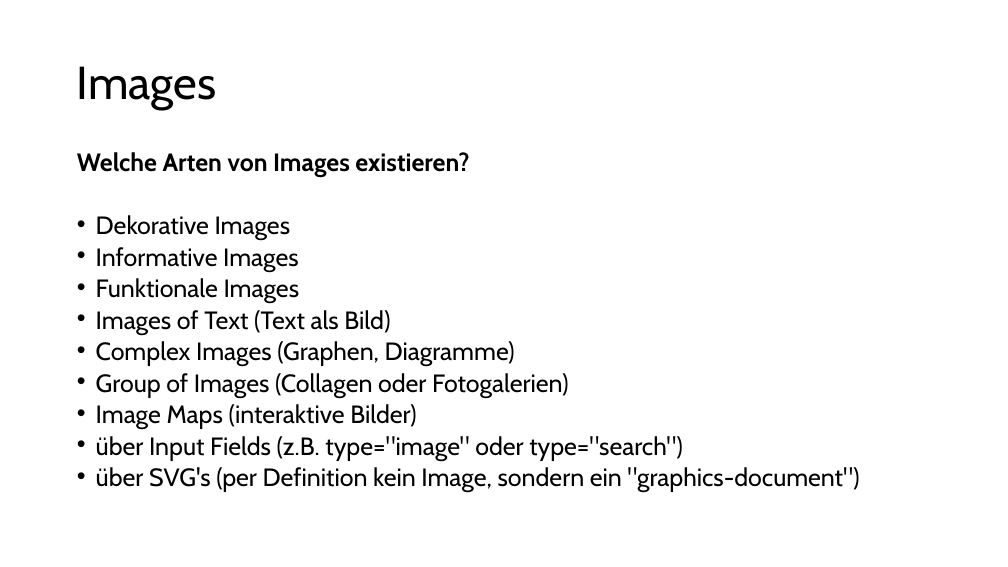
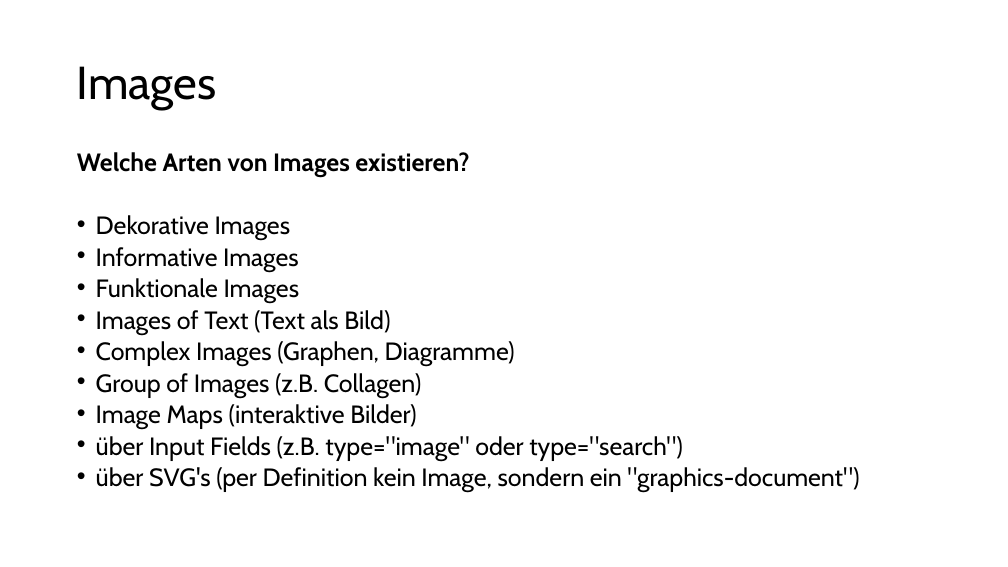
Before and after one commit to aykut-rocks/web-frontend-accessibility-training, a slide deck: slide 23 of Web-Frontend-Accessibility-03.pptx (slide 20 before the commit). Drawn at 1008x567 pixels with LibreOffice and Linux fonts; fonts in the diff are those of the drawing. Boxes give left, top, right and bottom in pixels: in the first picture for what was removed or moved away, otherwise in the second. Text is boxed around its words. In the diff, an @@ line names an element or a change of style, - is before the commit and + after.

```diff
--- a/Web-Frontend-Accessibility-03.pptx
+++ b/Web-Frontend-Accessibility-03.pptx
@@ text at (x1=96, y1=373, x2=422, y2=397): text changed @@
-• Group of Images (Collagen oder Fotogalerien)
+• Group of Images (z.B. Collagen)
```
Also in this commit, not shown: 7 other slides changed, 13 slides added.
